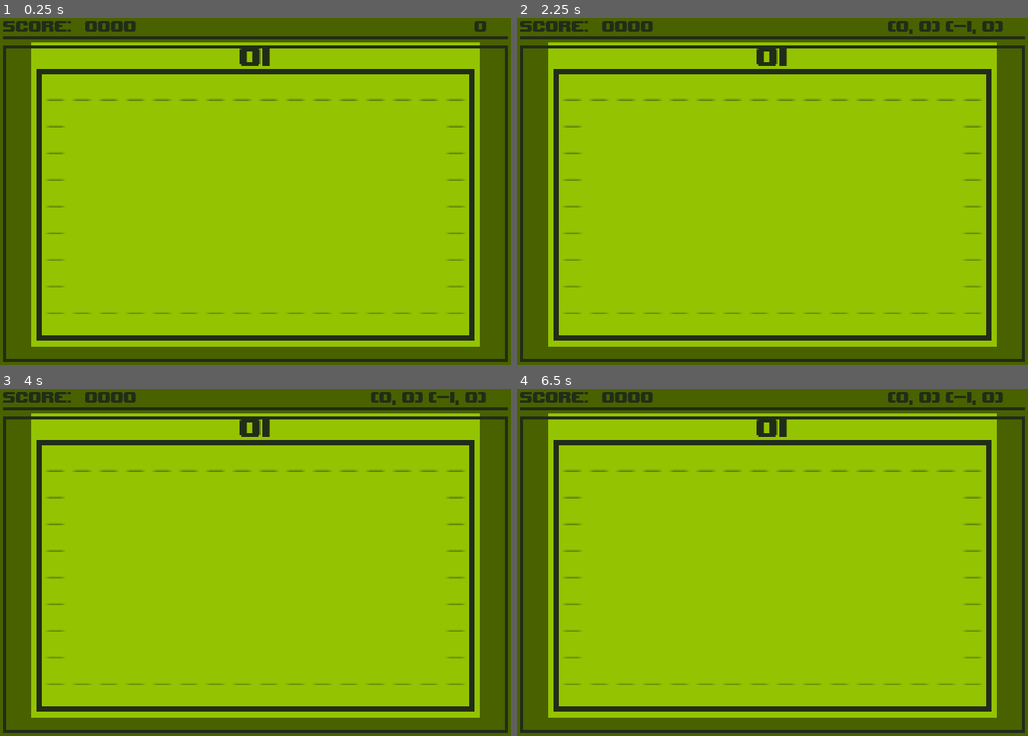
Above: before the commit, frames 1-4 (two rows, left to right).
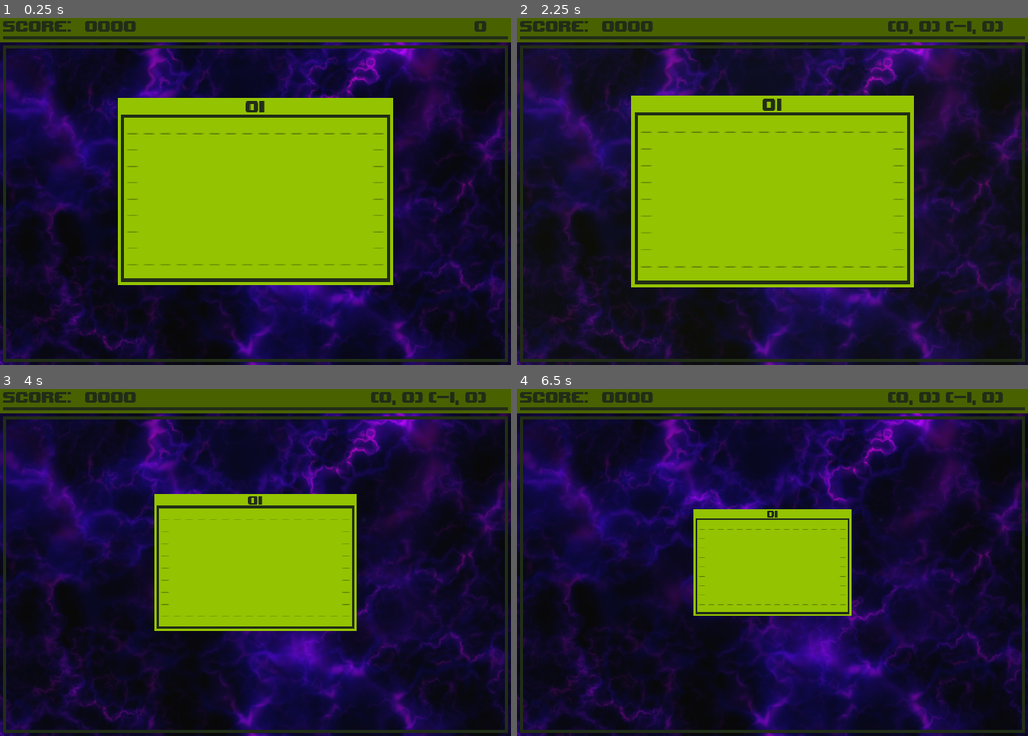
Above: after the commit, the same moments.

Repository: Gamestus/godot-5d-snake
Game: Godot game, scene res://scenes/main/Main.tscn
Same seed, same stepped clock (60 frames per second), same inputs: the game is played once before the commit and once after it.
Inputs:
- Up to frame 1 (0.25 s): no input
- Up to frame 2 (2.25 s): hold Right (ui_right) 0.53-1.28 s; hold Z (past) 0.53-1.28 s; tap Enter at 1.25 s; hold - (speeddown) 1.28-2.03 s; tap Z (past) at 1.35 s; tap F5 (restart) at 2 s; hold Right (ui_right) from 2.03 s (still down); hold Z (past) from 2.03 s (still down)
- Up to frame 3 (4 s): release Right (ui_right) at 2.78 s; release Z (past) at 2.78 s; hold = (speedup) 2.78-3.53 s; tap Z (past) at 2.85 s; tap F5 (restart) at 3.5 s; hold Left (ui_left) from 3.53 s (still down); hold Z (past) from 3.53 s (still down)
- Up to frame 4 (6.5 s): tap F5 (restart) at 4.15, 5.75 s; release Z (past) at 4.28 s; tap Z (past) at 4.35, 5.85 s; release Left (ui_left) at 5.03 s; hold - (speeddown) 5.03-5.78 s; hold Z (past) 5.03-5.78 s; hold Right (ui_right) from 5.78 s (still down)

The runs differ from the first frame. In frame 1, 63% of the frame differs, in the area x 0-100%, y 7-100%; in frame 2, 62%; in frame 3, 76%; in frame 4, 81%.

Commit message:
Refactor getting new fields

Diff:
--- a/scenes/main/Main.gd
+++ b/scenes/main/Main.gd
@@ -7,12 +7,13 @@
 # Still depends on field_dict
 const MAX_DIMENSION_FIELD = 4
 const APOCALYPSE_FIELD = 100
-const FIELD_OFFSET = Vector2(5, 5)
+const FIELD_OFFSET = Vector2(6, 6)
 
 const MIN_TIME_SCALE = 0.1
 const DELTA_TIME_SCALE = 0.15
 const MAX_TIME_SCALE = 2.1
 
+const IS_CAM_REVEALED = true
 
 enum Cell{
 	NOTHING,
@@ -42,30 +43,19 @@
 		[Vector2(0, 5), Vector2(0, 0)]
 ]
 
-var field_dict = {
-	-4: [],
-	-3: [],
-	-2: [],
-	-1: [],
-	0: [],
-	1: [],
-	2: [],
-	3: [],
-	4: []
+var field_dict: Dictionary = {
 }
 
 
 func _ready() -> void:
 	randomize()
-	head_on_field = field.instance()
-	map.add_child(head_on_field)
-	field_dict[0].append(head_on_field)
-	head_on_field.rect_position = Field.FIELD_SIZE / 2
+	head_on_field = get_or_create_field(Vector2.ZERO)
 	head_on_field.init_game_start()
-	camera_2d.tween_to(head_on_field.rect_position + Field.FIELD_SIZE / 2, true)
 
 	if TurboMode.turbo_mode:
 		$Ui/MarginContainer/VBoxContainer/HBoxContainer/StrangeLabel.visible = true
+	if IS_CAM_REVEALED:
+		$Camera2D.reveal()
 
 
 func _process(delta: float) -> void:
@@ -164,7 +154,7 @@
 
 	if not try_move(snake_array[0][0], snake_pos_a):
 		return
-	var new_field = create_field(snake_pos_a.y)
+	var new_field = get_or_create_field(snake_array[0][1], head_on_field)
 
 	head_on_field = field_dict[int(snake_array[0][1].y)][snake_array[0][1].x]
 	head_on_field.game_array[snake_array[0][0].x][snake_array[0][0].y] = Cell.HEAD
@@ -193,7 +183,7 @@
 	if not try_move(snake_array[0][0], snake_array[0][1]):
 		return
 
-	head_on_field = field_dict[int(snake_array[0][1].y)][snake_array[0][1].x]
+	head_on_field = get_or_create_field(snake_array[0][1])
 	head_on_field.game_array[snake_array[0][0].x][snake_array[0][0].y] = Cell.HEAD
 
 	if not is_making_longer:
@@ -235,34 +225,63 @@
 
 	camera_2d.tween_to(head_on_field.rect_position + Field.FIELD_SIZE / 2, true)
 
-
-func create_field(new_y: int = 0, offset = Vector2(90 , 0)):
+#
+#func create_field(new_y: int = 0, offset = Vector2(90 , 0)):
+#	var new_field = field.instance()
+#	new_field.game_array = head_on_field.game_array.duplicate()
+#	new_field.turn = head_on_field.turn
+#	if new_field.turn == APOCALYPSE_FIELD - 1:
+#		$Ui/GameOver/Label.text = "R: restart\npass: 0133"
+#		game_over()
+#
+#
+#	new_field.rect_position = head_on_field.rect_position + offset
+#	field_dict[new_y].append(new_field)
+#	map.add_child(new_field)
+#	camera_2d.tween_to(new_field.rect_position + Field.FIELD_SIZE / 2, true)
+#	return new_field
+
+
+func get_or_create_field(additional_pos: Vector2, duplicate_field: Field = null) -> Field:
+	var dimension: int = additional_pos.y
+	if not field_dict.has(dimension):
+		field_dict[dimension] = []
+
+	if field_dict[dimension].size() <= additional_pos.x or \
+			field_dict[dimension][additional_pos.x] == null:
+		return create_field_at(additional_pos, duplicate_field)
+
+	return field_dict[dimension][additional_pos.x]
+
+
+func create_field_at(additional_pos: Vector2, duplicate_field: Field = null) -> Field:
 	var new_field = field.instance()
-	new_field.game_array = head_on_field.game_array.duplicate()
-	new_field.turn = head_on_field.turn
-	if new_field.turn == APOCALYPSE_FIELD - 1:
-		$Ui/GameOver/Label.text = "R: restart\npass: 0133"
-		game_over()
-
-
-	new_field.rect_position = head_on_field.rect_position + offset
-	field_dict[new_y].append(new_field)
+	new_field.init_game_start(false)
+	new_field.turn = additional_pos.x
+	new_field.rect_position = (Field.FIELD_SIZE + FIELD_OFFSET) * additional_pos
+
+	if duplicate_field:
+		new_field.game_array = duplicate_field.game_array.duplicate()
+	add_field_to_dict(additional_pos, new_field)
 	map.add_child(new_field)
 	camera_2d.tween_to(new_field.rect_position + Field.FIELD_SIZE / 2, true)
 	return new_field
 
 
-func create_global_field(additional_pos):
-	var new_field = field.instance()
-	new_field.init_game_start(false)
-	new_field.turn = -1
-	new_field.rect_position = Field.FIELD_SIZE / 2 + Vector2(90 * additional_pos.x, 60 * additional_pos.y)
-
-	map.add_child(new_field)
-
-	field_dict[int(additional_pos.y)][additional_pos.x] = new_field
-	camera_2d.tween_to(new_field.rect_position + Field.FIELD_SIZE / 2)
-	return new_field
+func add_field_to_dict(additional_pos: Vector2, field: Field):
+	var dimension: int = additional_pos.y
+
+	var dimension_size = field_dict[dimension].size()
+
+	if dimension_size == additional_pos.x:
+		field_dict[dimension].append(field)
+
+	elif dimension_size < additional_pos.x:
+		var needed_to_add = 1 + additional_pos.x - dimension_size
+		for i in needed_to_add - 1:
+			field_dict[dimension].append(null)
+	else:
+		field_dict[dimension][additional_pos.x] = field
 
 
 func is_field_exists(move_to_a):
@@ -270,22 +289,14 @@
 			move_to_a.y >= -MAX_DIMENSION_FIELD and move_to_a.y <= MAX_DIMENSION_FIELD
 
 
-func try_move(move_to, move_to_a) -> bool:
+func try_move(move_to, move_to_a, duplicate_field: Field = null) -> bool:
 	var is_dim_created = false
+
 	if not is_field_exists(move_to_a):
 		game_over()
 		return false
 
-	#if array element not exists on dim
-	if field_dict[int(move_to_a.y)].size() <= move_to_a.x:
-		create_field_at_dimension(move_to_a)
-		is_dim_created = true
-
-	var field = field_dict[int(move_to_a.y)][move_to_a.x]
-
-	if field == null:
-		field = create_global_field(move_to_a)
-
+	var field = get_or_create_field(move_to_a, duplicate_field)
 
 	if not field.is_cell_exists(move_to):
 		game_over()
@@ -299,20 +310,11 @@
 			$AppleSound.play()
 			is_making_longer = true
 		Cell.BODY, Cell.HEAD:
+			pass
 			if not is_dim_created:
 				game_over()
 				return false
 	return true
-
-
-func create_field_at_dimension(move_to_a: Vector2):
-	var new_y = move_to_a.y
-	var needed_to_add = 1 + move_to_a.x - field_dict[int(new_y)].size()
-
-	for i in needed_to_add - 1:
-		field_dict[int(new_y)].append(null)
-	create_field(new_y, Vector2(0, 60 * direction_additional.y))
-
 
 func game_over() -> void:
 	$GameOverSound.play()
